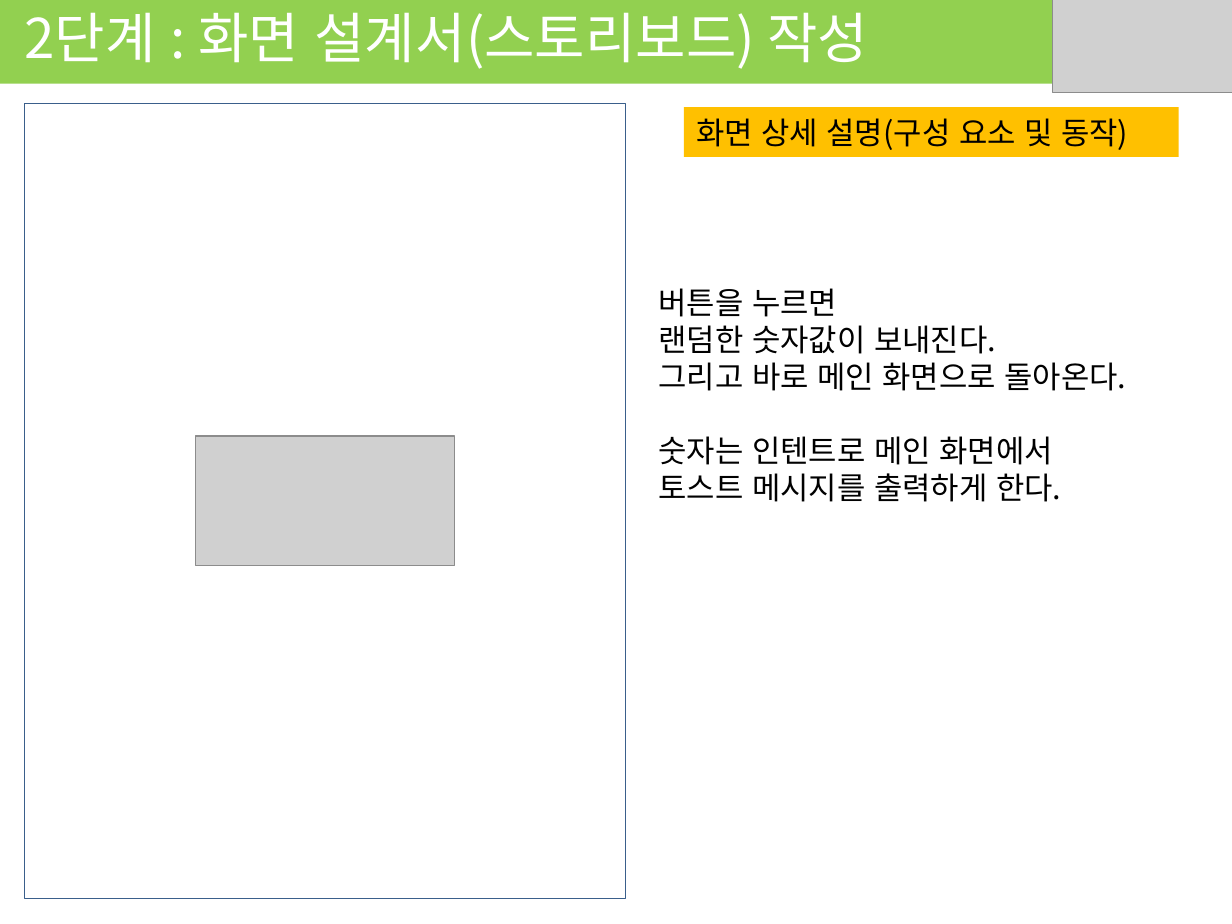
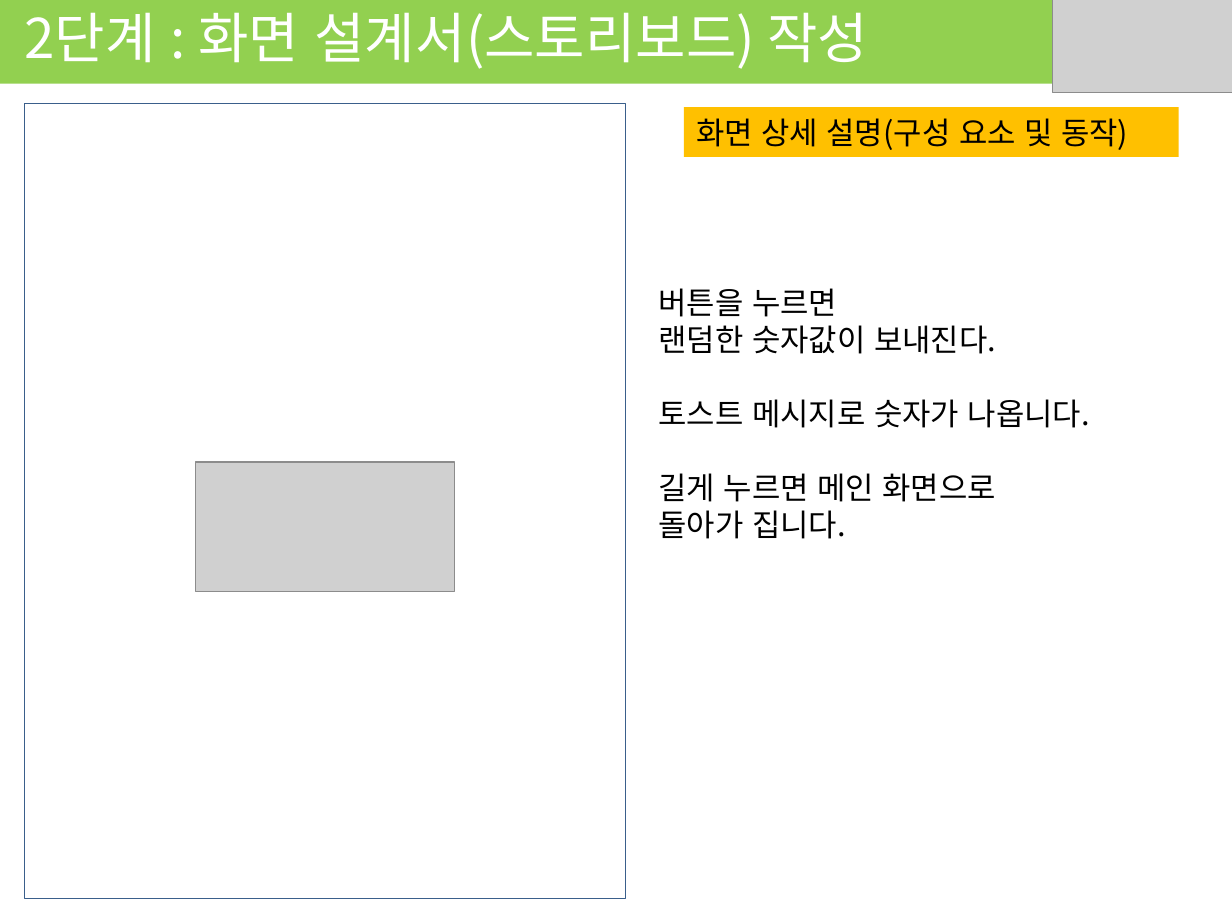
Before and after one commit to Las-Wonho/APP_2018_1, a slide deck: slide 5 of 기획 발표.pptx. Drawn at 1232x924 pixels with LibreOffice and Linux fonts; fonts in the diff are those of the drawing; grey boxes stand for pictures. Boxes give left, top, right and bottom in pixels: in the first picture for what was removed or moved away, otherwise in the second. Text is boxed around its words. In the diff, an @@ line names an element or a change of style, - is before the commit and + after.

```diff
--- a/기획 발표.pptx
+++ b/기획 발표.pptx
@@ text at box(658, 399, 1090, 539): text changed @@
-그리고 바로 메인 화면으로 돌아온다.
-숫자는 인텐트로 메인 화면에서
-토스트 메시지를 출력하게 한다.
+토스트 메시지로 숫자가 나옵니다.
+길게 누르면 메인 화면으로
+돌아가 집니다.
@@ picture: place and size @@
-picture at box(196, 436, 455, 565)
+picture at box(196, 462, 455, 591)
```
Also in this commit, not shown: 2 other slides changed.
